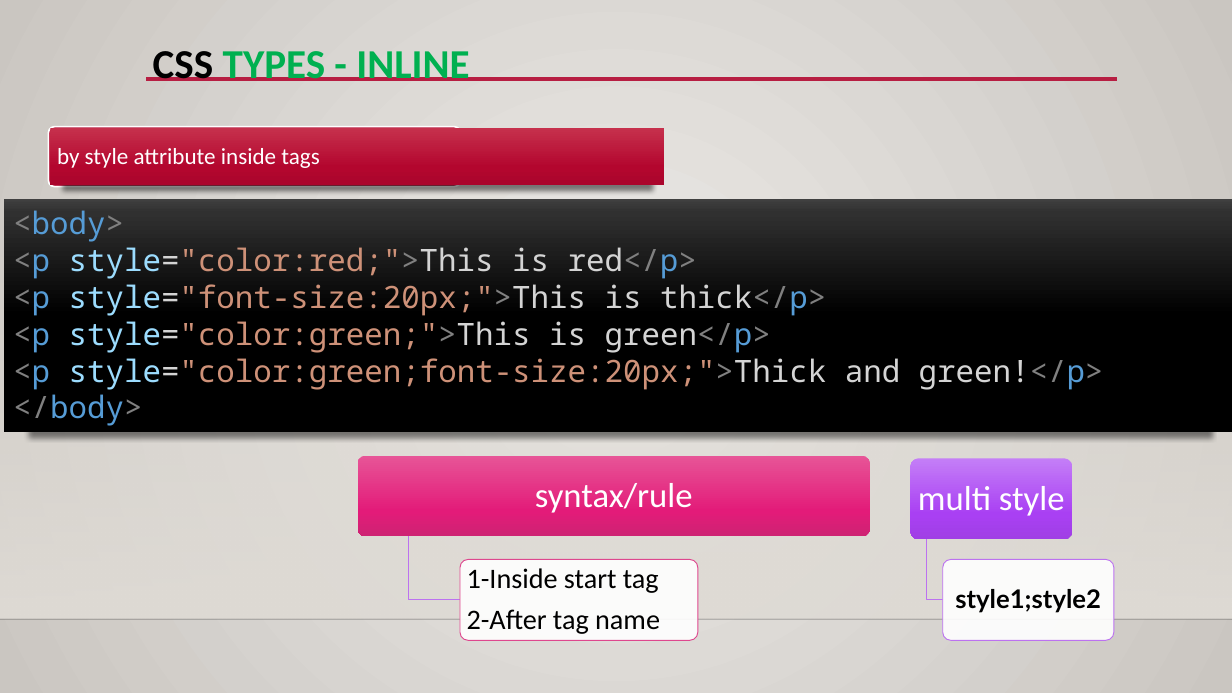
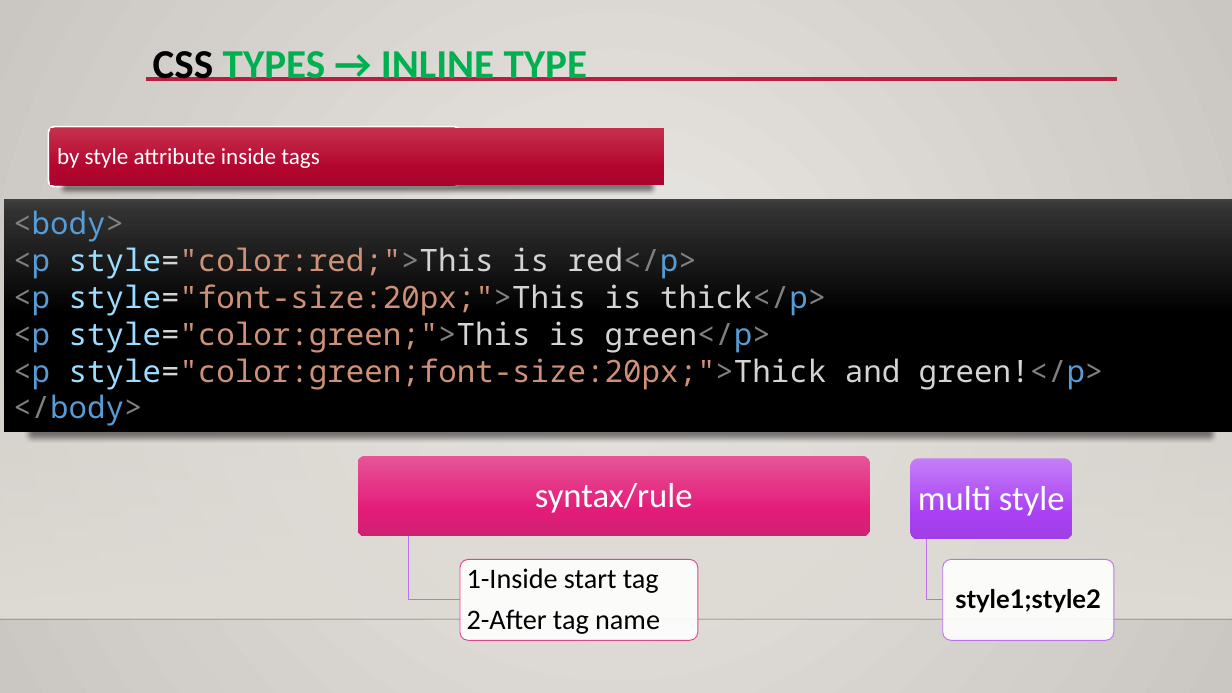
Before and after one commit to malikme3/ravens-test, a slide deck: slide 17 of css-bootstrap-less.pptx. Drawn at 1232x693 pixels with LibreOffice and Linux fonts; fonts in the diff are those of the drawing; background and template pictures are left out. Boxes give left, top, right and bottom in pixels: in the first picture for what was removed or moved away, otherwise in the second. Text is boxed around its words. In the diff, an @@ line names an element or a change of style, - is before the commit and + after.

```diff
--- a/css-bootstrap-less.pptx
+++ b/css-bootstrap-less.pptx
@@ title at (x1=153, y1=51, x2=587, y2=81): text changed @@
-CSS TYPES - INLINE
+CSS TYPES → INLINE TYPE
```
Also in this commit, not shown: 1 other slide changed.
